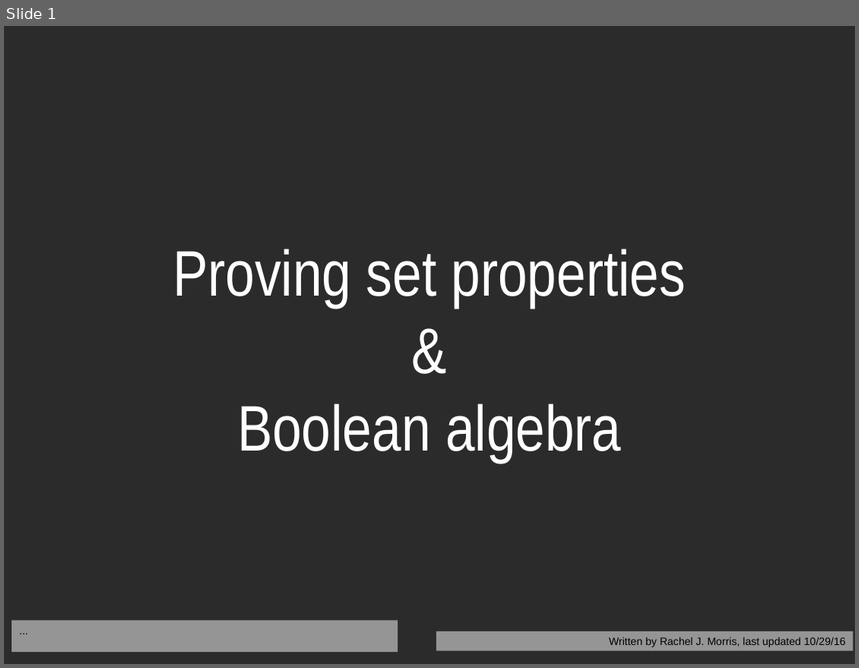
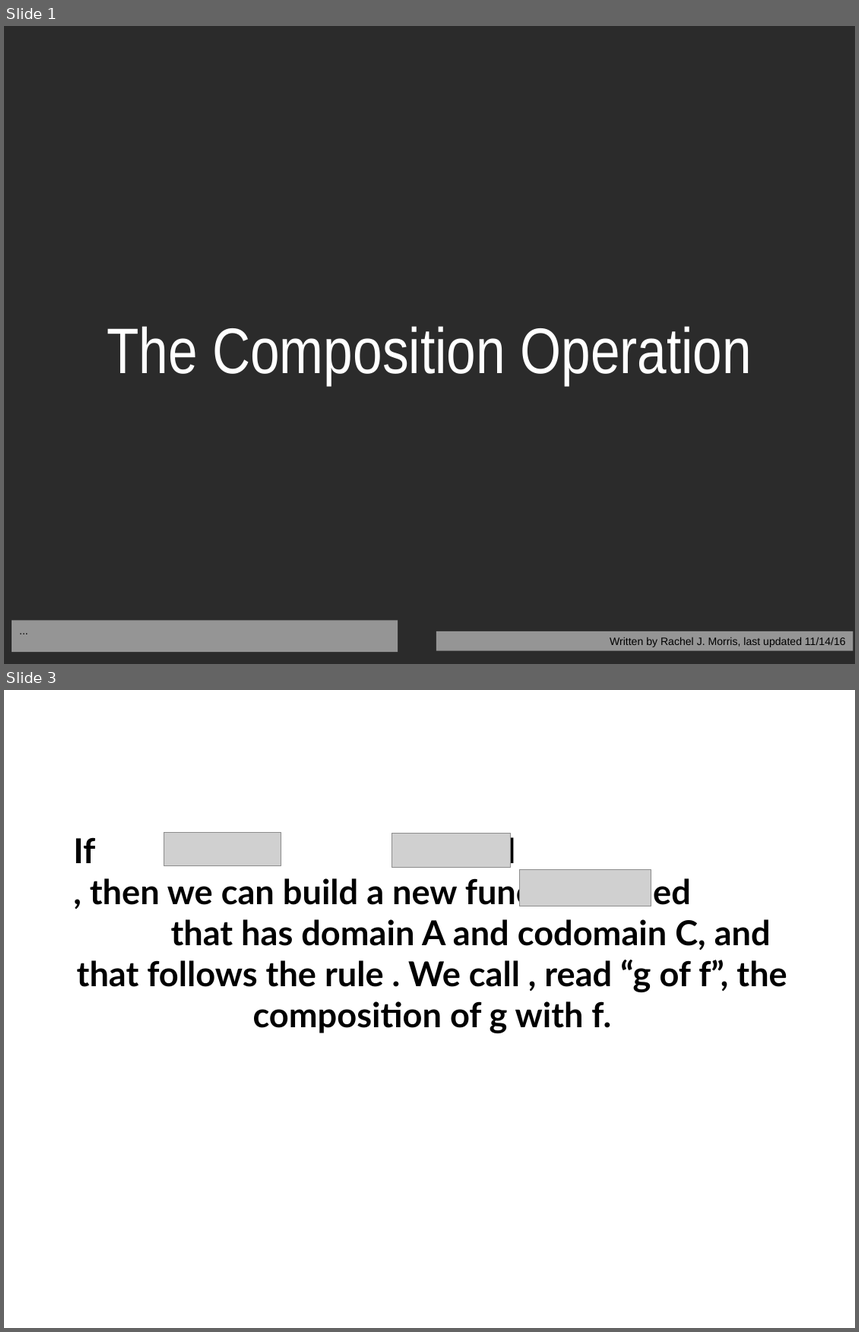
Before and after one commit to nguyenchithien/CS210-Discrete-Structures, a slide deck: Lectures/Lecture Slides 4.2.odp. Shown one above the other, each under a label of ours: slide 1 before the commit, slides 1 and 3 after it; the slides between them are not shown. The pictures are 859x668 and 859x1332 pixels, drawn with LibreOffice and Linux fonts; fonts in the diff are those of the drawing; grey boxes stand for pictures; background and template pictures are left out; a plain dark background stands for a picture behind light text. Boxes give left, top, right and bottom in pixels: in the first picture for what was removed or moved away, otherwise in the second. Text is boxed around its words. In the diff, an @@ line names an element or a change of style, - is before the commit and + after.

```diff
--- a/Lectures/Lecture Slides 4.2.odp
+++ b/Lectures/Lecture Slides 4.2.odp
@@ slide 3 added at [4,690,855,1328], background picture (left out) @@
@@ title added at [47,716,813,822], 60 pt, text #FFFFFF @@
+Compositions
@@ text added at [73,833,787,1034], 32 pt, text #000000, bold @@
+If and , then we can build a new function called that has domain A and codomain C, and that follows the rule . We call , read “g of f”, the composition of g with f.
@@ picture added at [164,832,281,866] @@
@@ picture added at [392,834,510,868] @@
@@ picture added at [519,870,651,907] @@
@@ slide 1 changed as well @@
@@ title at [107,326,752,385]: text changed @@
-Proving set properties
-&
-Boolean algebra
+The Composition Operation
@@ text in rectangle at [610,638,846,648]: text changed @@
-Written by Rachel J. Morris, last updated 10/29/16
+Written by Rachel J. Morris, last updated 11/14/16
```
Also in this commit, not shown: 10 other slides added, 26 slides removed, 3 other files.
